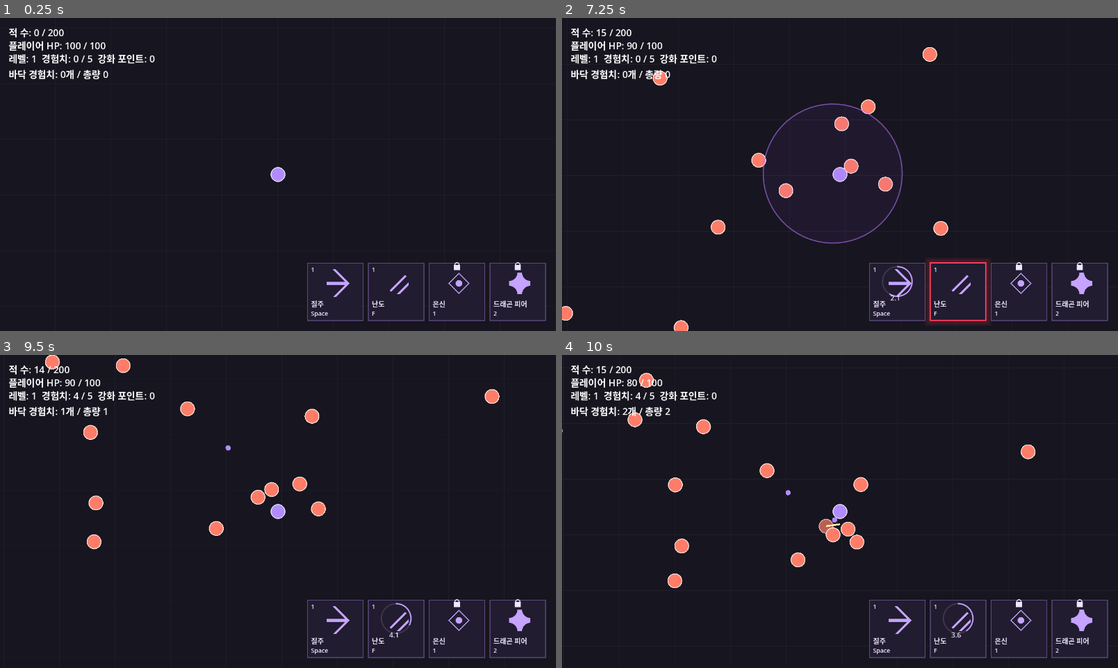
Above: before the commit, frames 1-4 (two rows, left to right).
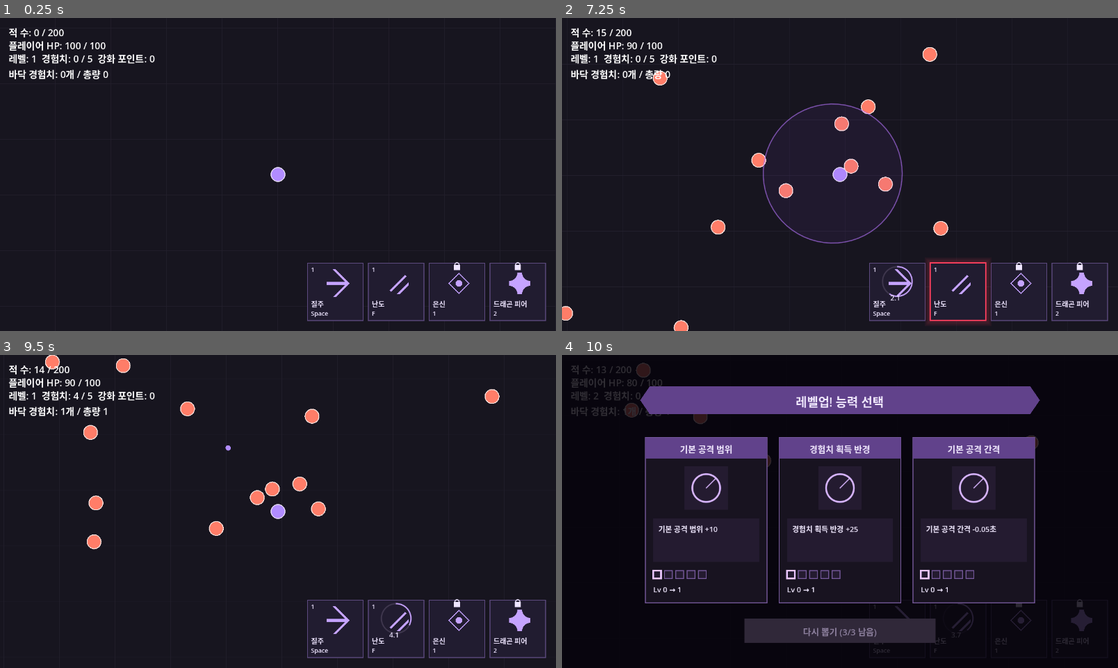
Above: after the commit, the same moments.

Repository: MoongTaeng-I/aigame
Game: Godot game, scene res://main.tscn
Same seed, same stepped clock (60 frames per second), same inputs: the game is played once before the commit and once after it.
Inputs (mouse positions are in pixels of both pictures, inside the frame that each line leads up to):
- Up to frame 1 (0.25 s): no input
- Up to frame 2 (7.25 s): tap Enter at 0.5 s; drag from (840, 174) to (895, 105) at 0.52 s; drag from (1006, 221) to (812, 237) at 1.27 s; move the mouse to (673, 127) at 2.02 s; hold A (move_left) 2.03-2.75 s; drag from (867, 174) to (673, 127) at 2.77 s; move the mouse to (756, 96) at 3.52 s; hold S (move_down) 3.53-4.25 s; tap Space (skill_dash) at 4.15 s; drag from (962, 158) to (756, 96) at 4.27 s; move the mouse to (728, 190) at 5.02 s; hold W (move_up) 5.03-5.75 s; click (728, 190) at 5.17 s; tap 2 (skill_dragon_fear) at 5.65 s; drag from (895, 105) to (728, 190) at 5.77 s; move the mouse to (812, 237) at 6.52 s; hold D (move_right) from 6.53 s (still down); tap F (skill_rapid_slash) at 7.15 s
- Up to frame 3 (9.5 s): release D (move_right) at 7.25 s; drag from (444, 558) to (250, 574) at 7.27 s; move the mouse to (111, 464) at 8.02 s; hold S (move_down) 8.03-8.75 s; tap 1 (skill_stealth) at 8.65 s; drag from (305, 511) to (111, 464) at 8.77 s
- Up to frame 4 (10 s): move the mouse to (756, 433) at 9.52 s; hold W (move_up) from 9.53 s (still down); click (756, 433) at 9.67 s

Frames 1-2 are identical in both runs. In frame 3, less than 0.1% of the frame differs, in the area x 44-51%, y 40-48%; in frame 4, 24%, in the area x 0-100%, y 2-97%.

Commit message:
S5-FIX-02 간격 8과 반복 밀어내기 및 군집 측정 반영

Diff:
--- a/data/spawn_rule.csv
+++ b/data/spawn_rule.csv
@@ -1,2 +1,2 @@
-Id,Max_alive,Offscreen_relocate_sec,Note,Separation_gap
-rule_01,200,3,A단계 검증용 시작값,4
+Id,Max_alive,Offscreen_relocate_sec,Note,Separation_gap,Push_iterations
+rule_01,200,3,A단계 검증용 시작값,8,8
--- a/scripts/combat_data.gd
+++ b/scripts/combat_data.gd
@@ -24,7 +24,7 @@
 		"Id": "String", "Time_start": "Float", "Time_end": "Float", "Enemy_id": "String",
 		"Spawn_interval": "Float", "Spawn_count": "Int", "Note": "String",
 	})
-	store.register_schema("spawn_rule.csv", {"Id": "String", "Max_alive": "Int", "Offscreen_relocate_sec": "Float", "Note": "String", "Separation_gap":"Float"})
+	store.register_schema("spawn_rule.csv", {"Id": "String", "Max_alive": "Int", "Offscreen_relocate_sec": "Float", "Note": "String", "Separation_gap":"Float", "Push_iterations":"Int"})
 	store.register_schema("projectile.csv", {
 		"Id": "String", "Speed": "Float", "Damage": "Int", "Body_radius": "Float",
 		"Expire_rule": {"type": "Enum", "values": {"distance": 0, "lifetime": 1, "bounds": 2}},
--- a/scripts/enemy_manager.gd
+++ b/scripts/enemy_manager.gd
@@ -15,6 +15,7 @@
 var _attack_record: Dictionary = {}
 var _max_alive: int = 0
 var separation_gap: float = 0.0
+var push_iterations: int = 1
 var _offscreen_relocate_seconds: float = 0.0
 var _active_enemies: Array = []
 var _enemy_pool: Array = []
@@ -30,7 +31,7 @@
 var wander_radius: float = 0.0
 var _count_label: Label
 
-func configure(player: CharacterBody2D, map_rect: Rect2, enemy_records: Dictionary, spawn_records: Dictionary, max_alive: int, offscreen_relocate_seconds: float, projectile_records: Dictionary = {}, attack_record: Dictionary = {}, gap: float = 0.0) -> void:
+func configure(player: CharacterBody2D, map_rect: Rect2, enemy_records: Dictionary, spawn_records: Dictionary, max_alive: int, offscreen_relocate_seconds: float, projectile_records: Dictionary = {}, attack_record: Dictionary = {}, gap: float = 0.0, iterations: int = 1) -> void:
 	_player = player
 	_map_rect = map_rect
 	_enemy_records = enemy_records
@@ -39,6 +40,7 @@
 	_attack_record = attack_record
 	_max_alive = max_alive
 	separation_gap = gap
+	push_iterations = iterations
 	_offscreen_relocate_seconds = offscreen_relocate_seconds
 	for spawn_id in _spawn_records:
 		_spawn_timers[String(spawn_id)] = 0.0
@@ -264,6 +266,10 @@
 	return Rect2(top_left, bottom_right - top_left)
 
 func _resolve_contact_pushes() -> void:
+	for _iteration in range(push_iterations):
+		_resolve_contact_push_pass()
+
+func _resolve_contact_push_pass() -> void:
 	var bodies: Array = [_player]
 	bodies.append_array(_active_enemies)
 	var maximum_radius := float(_player.body_radius)
--- a/scripts/main.gd
+++ b/scripts/main.gd
@@ -64,7 +64,8 @@
 		float(spawn_rule["Offscreen_relocate_sec"]),
 		data_store.get_table("projectile.csv"),
 		data_store.get_row("basic_attack.csv", "attack_01"),
-		float(spawn_rule["Separation_gap"])
+		float(spawn_rule["Separation_gap"]),
+		int(spawn_rule["Push_iterations"])
 	)
 	enemy_manager.name = "EnemyManager"
 	map.add_child(enemy_manager)
@@ -106,6 +107,8 @@
 		return _data_field_error(data_store, "spawn_rule.csv", String(spawn_rule["Id"]), "Max_alive", "0 이상이어야 합니다.")
 	if float(spawn_rule["Separation_gap"]) < 0.0:
 		return _data_field_error(data_store,"spawn_rule.csv",String(spawn_rule["Id"]),"Separation_gap","0 이상이어야 합니다.")
+	if int(spawn_rule["Push_iterations"]) < 1:
+		return _data_field_error(data_store,"spawn_rule.csv",String(spawn_rule["Id"]),"Push_iterations","1 이상이어야 합니다.")
 	if float(spawn_rule["Offscreen_relocate_sec"]) < 0.0:
 		return _data_field_error(data_store, "spawn_rule.csv", String(spawn_rule["Id"]), "Offscreen_relocate_sec", "0 이상이어야 합니다.")
 	return ""
--- /dev/null
+++ b/tests/crowd_measurement.gd
@@ -0,0 +1,80 @@
+extends RefCounted
+
+const Store = preload("res://scripts/csv_data_store.gd")
+const Data = preload("res://scripts/combat_data.gd")
+const Player = preload("res://scenes/player.tscn")
+const Manager = preload("res://scripts/enemy_manager.gd")
+const Map = preload("res://scenes/map.tscn")
+
+func fixture(tree: SceneTree, count: int, iterations: int) -> Dictionary:
+	var store := Store.new()
+	Data.register_schemas(store)
+	assert(store.load_all().is_empty())
+	var map = Map.instantiate()
+	tree.root.add_child(map)
+	var row: Dictionary = store.get_row("player.csv","player_01")
+	var player = Player.instantiate()
+	player.configure_body(float(row.Body_radius),float(row.Push_weight))
+	player.configure_combat(1000000000,store.get_row("basic_attack.csv","attack_01"))
+	player.move_speed = float(row.Move_speed)
+	player.get_node("Camera2D").enabled = false
+	map.add_child(player)
+	player.set_physics_process(false)
+	var manager := Manager.new()
+	var rule: Dictionary = store.get_row("spawn_rule.csv","rule_01")
+	manager.configure(player,map.get_map_rect(),store.get_table("enemy.csv"),{},count,float(rule.Offscreen_relocate_sec),store.get_table("projectile.csv"),store.get_row("basic_attack.csv","attack_01"),float(rule.Separation_gap),iterations)
+	map.add_child(manager)
+	manager.set_physics_process(false)
+	manager._random.seed = 20261109
+	manager._spawn_from_row({"Spawn_count":count,"Enemy_id":"enemy_01"})
+	for index in range(manager.get_alive_count()):
+		manager._active_enemies[index].position = Vector2.RIGHT.rotated(TAU*index/count)*400.0
+	return {"host":map,"player":player,"manager":manager}
+
+func deficits(enemies: Array, gap: float) -> Dictionary:
+	var values: Array[float] = []
+	var overlaps := 0
+	for i in range(enemies.size()):
+		var nearest := INF
+		var nearest_target := 0.0
+		for j in range(enemies.size()):
+			if i==j: continue
+			var distance: float = enemies[i].position.distance_to(enemies[j].position)
+			var radii: float = enemies[i].body_radius+enemies[j].body_radius
+			if distance<nearest:
+				nearest = distance
+				nearest_target = radii+gap
+			if j>i and distance<radii: overlaps += 1
+		values.append(maxf(0.0,nearest_target-nearest))
+	values.sort()
+	var total := 0.0
+	for value in values: total += value
+	return {"count":enemies.size(),"maximum":values[-1],"p95":values[ceili(values.size()*0.95)-1],"mean":total/values.size(),"overlap_pairs":overlaps}
+
+func simulate(tree: SceneTree, iterations: int) -> Dictionary:
+	var f := fixture(tree,100,iterations)
+	for frame in range(600):
+		# The requested stationary player is anchored at map center. Only HP is enlarged.
+		f.player.position = Vector2.ZERO
+		f.player._physics_process(1.0/60.0)
+		f.manager._physics_process(1.0/60.0)
+	var result := deficits(f.manager.get_living_enemies(),f.manager.separation_gap)
+	result.iterations = iterations
+	result.player_alive = not f.player.is_dead
+	f.host.free()
+	return result
+
+func benchmark(tree: SceneTree, iterations: int) -> float:
+	var f := fixture(tree,200,iterations)
+	# Dense initial state is deterministic and identical for every N.
+	for index in range(200):
+		f.manager._active_enemies[index].position = Vector2(index%20-10,index/20-5)*24.0
+	var total_us := 0
+	for frame in range(120):
+		f.player.position = Vector2.ZERO
+		f.manager._update_active_enemies(1.0/60.0)
+		var started := Time.get_ticks_usec()
+		f.manager._resolve_contact_pushes()
+		total_us += Time.get_ticks_usec()-started
+	f.host.free()
+	return float(total_us)/120.0/1000.0
